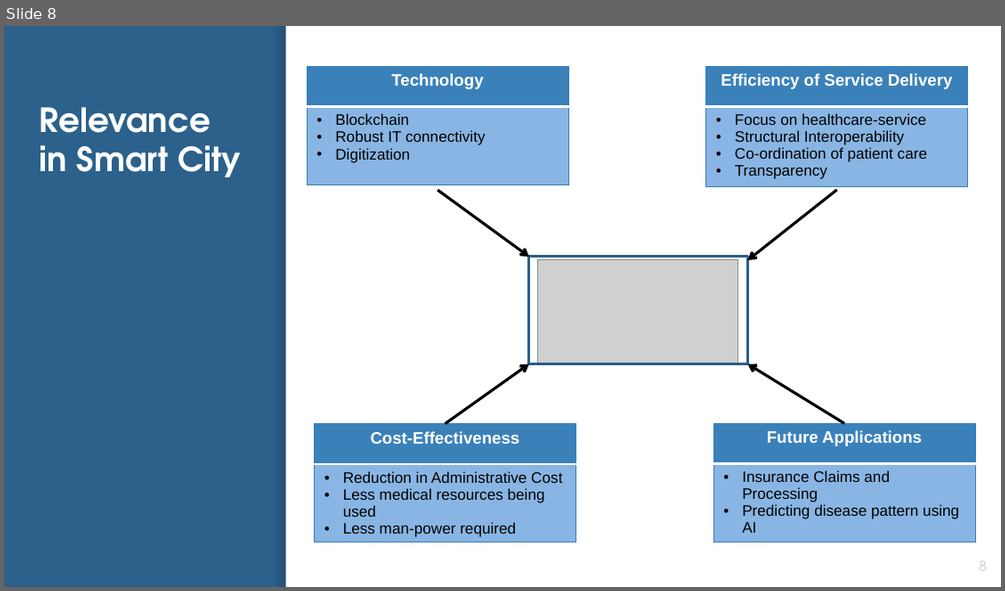
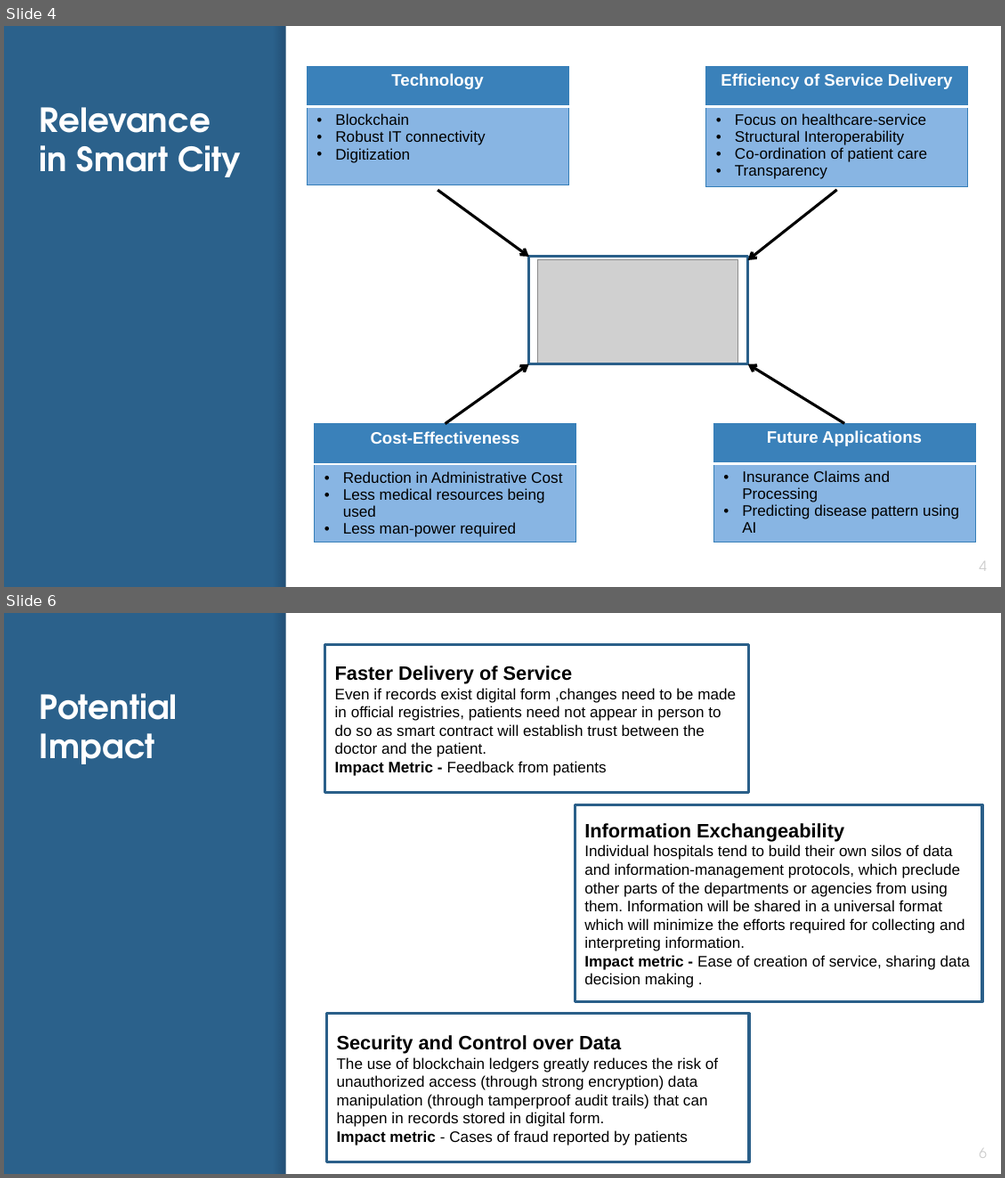
Before and after one commit to ShikharBhatt/NITI, a slide deck: niti aayog.pptx. Shown one above the other, each under a label of ours: slide 8 before the commit, slides 4 and 6 after it; the slides between them are not shown. The pictures are 1005x591 and 1005x1178 pixels, drawn with LibreOffice and Linux fonts; fonts in the diff are those of the drawing; grey boxes stand for pictures. Boxes give left, top, right and bottom in pixels: in the first picture for what was removed or moved away, otherwise in the second. Text is boxed around its words. In the diff, an @@ line names an element or a change of style, - is before the commit and + after.

```diff
--- a/niti aayog.pptx
+++ b/niti aayog.pptx
@@ slide 6 added at (4, 613, 1001, 1174), background #2B618B; not listed: 2 template elements that a slide beside it also shows @@
@@ rectangle added at (325, 644, 749, 793), fill #FFFFFF, outline #2B5F8A 2 pt, 11 pt, text #000000 @@
+Faster Delivery of Service
+Even if records exist digital form ,changes need to be made in official registries, patients need not appear in person to do so as smart contract will establish trust between the doctor and the patient.
+Impact Metric - Feedback from patients
@@ title added at (40, 693, 178, 764), 24 pt, text #FFFFFF, bold @@
+Potential
+Impact
@@ rectangle added at (575, 804, 983, 1001), fill #FFFFFF, outline #2B5F8A 2 pt, 11 pt, text #000000 @@
+Information Exchangeability
+Individual hospitals tend to build their own silos of data and information-management protocols, which preclude other parts of the departments or agencies from using them. Information will be shared in a universal format which will minimize the efforts required for collecting and interpreting information.
+Impact metric - Ease of creation of service, sharing data decision making .
@@ rectangle added at (327, 1013, 750, 1162), outline #2B5F8A 2 pt, 11 pt, text #000000 @@
+Security and Control over Data
+The use of blockchain ledgers greatly reduces the risk of unauthorized access (through strong encryption) data manipulation (through tamperproof audit trails) that can happen in records stored in digital form.
+Impact metric - Cases of fraud reported by patients
@@ page number added at (979, 1148, 987, 1158), 10 pt, text #CCCCCC @@
+6
@@ what was slide 8 is now slide 4 @@
@@ page number at (979, 561, 987, 569): text changed @@
-8
+4
```
Also in this commit, not shown: 4 slides changed, 1 other slide added, 2 slides removed, 2 other files.
